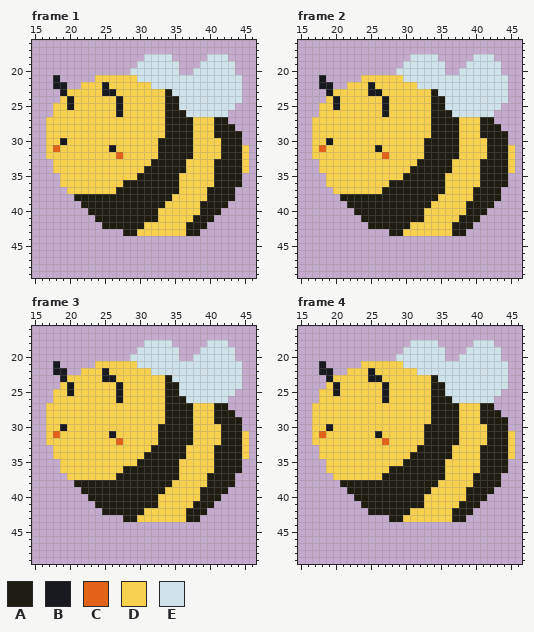
Edited in one commit: pixel-art file (Assets/Art/Character/Summon/bee.ase). The picture above is the old version.
64x64 pixels, 13 frames. Shown: frame 1: x 15..46, y 16..49; frame 2: x 15..46, y 16..49; frame 3: x 15..46, y 16..49; frame 4: x 15..46, y 16..49. The commit also changed other frames, which this record leaves out.
Visible layers, top first: "Layer 2", "Layer 1", "Layer 3".
Palette (. is transparent): A #1f1d11  B #181a1f  C #e26318  D #f7d04d  E #cfe2e9
Pixels before, frame 1, first column x 17:
18 ..............EEEE.....EEE...
19 .............EEEEEE...EEEEE..
20 ............EEEEEEE..EEEEEE..
21 .B.....DDDDDDEEEEEEEEEEEEEEE.
22 .BB..DDDBDDDDDDEEEEEEEEEEEEE.
23 ..BDDDDDBBDDDDDDDAEEEEEEEEEE.
24 ..DBDDDDDDBDDDDDDAAEEEEEEEEE.
25 .DDBDDDDDDBDDDDDDAAEEEEEEEE..
26 .DDDDDDDDDBDDDDDDAAAEEEEEE...
27 DDDDDDDDDDDDDDDDDAAAADDDAA...
28 DDDDDDDDDDDDDDDDDAAAADDDAAA..
29 DDDDDDDDDDDDDDDDDAAAADDDAAAA.
30 DDBDDDDDDDDDDDDDAAAAADDDDAAA.
31 DCDDDDDDDBDDDDDDAAAAADDDDAAAD
32 DDDDDDDDDDCDDDDDAAAAADDDDAAAD
33 .DDDDDDDDDDDDDDAAAAADDDDAAAAD
34 .DDDDDDDDDDDDDAAAAAADDDDAAAAD
35 ..DDDDDDDDDDDAAAAAADDDDDAAAA.
36 ..DDDDDDDDDAAAAAAAADDDDDAAAA.
37 ...DDDDDDDAAAAAAAAADDDDAAAA..
38 ....AAAAAAAAAAAAAADDDDDAAAA..
39 .....AAAAAAAAAAAADDDDDAAAA...
40 ......AAAAAAAAAADDDDDDAAA....
41 .......AAAAAAAAADDDDDAAA.....
42 ........AAAAAADDDDDDAAA......
43 ...........AADDDDDDDAA.......
Pixels before, frame 2, first column x 17:
18 ..............EEEE.....EEE...
19 .............EEEEEE...EEEEE..
20 ............EEEEEEE..EEEEEE..
21 .B.....DDDDDDEEEEEEEEEEEEEEE.
22 .BB..DDDBDDDDDDEEEEEEEEEEEEE.
23 ..BDDDDDBBDDDDDDDAEEEEEEEEEE.
24 ..DBDDDDDDBDDDDDDAAEEEEEEEEE.
25 .DDBDDDDDDBDDDDDDAAEEEEEEEE..
26 .DDDDDDDDDBDDDDDDAAAEEEEEE...
27 DDDDDDDDDDDDDDDDDAAAADDDAA...
28 DDDDDDDDDDDDDDDDDAAAADDDAAA..
29 DDDDDDDDDDDDDDDDDAAAADDDAAAA.
30 DDBDDDDDDDDDDDDDAAAAADDDDAAA.
31 DCDDDDDDDBDDDDDDAAAAADDDDAAAD
32 DDDDDDDDDDCDDDDDAAAAADDDDAAAD
33 .DDDDDDDDDDDDDDAAAAADDDDAAAAD
34 .DDDDDDDDDDDDDAAAAAADDDDAAAAD
35 ..DDDDDDDDDDDAAAAAADDDDDAAAA.
36 ..DDDDDDDDDAAAAAAAADDDDDAAAA.
37 ...DDDDDDDAAAAAAAAADDDDAAAA..
38 ....AAAAAAAAAAAAAADDDDDAAAA..
39 .....AAAAAAAAAAAADDDDDAAAA...
40 ......AAAAAAAAAADDDDDDAAA....
41 .......AAAAAAAAADDDDDAAA.....
42 ........AAAAAADDDDDDAAA......
43 ...........AADDDDDDDAA.......
Pixels before, frame 3, first column x 17:
18 ..............EEEE.....EEE...
19 .............EEEEEE...EEEEE..
20 ............EEEEEEE..EEEEEE..
21 .B.....DDDDDDEEEEEEEEEEEEEEE.
22 .BB..DDDBDDDDDDEEEEEEEEEEEEE.
23 ..BDDDDDBBDDDDDDDAEEEEEEEEEE.
24 ..DBDDDDDDBDDDDDDAAEEEEEEEEE.
25 .DDBDDDDDDBDDDDDDAAEEEEEEEE..
26 .DDDDDDDDDBDDDDDDAAAEEEEEE...
27 DDDDDDDDDDDDDDDDDAAAADDDAA...
28 DDDDDDDDDDDDDDDDDAAAADDDAAA..
29 DDDDDDDDDDDDDDDDDAAAADDDAAAA.
30 DDBDDDDDDDDDDDDDAAAAADDDDAAA.
31 DCDDDDDDDBDDDDDDAAAAADDDDAAAD
32 DDDDDDDDDDCDDDDDAAAAADDDDAAAD
33 .DDDDDDDDDDDDDDAAAAADDDDAAAAD
34 .DDDDDDDDDDDDDAAAAAADDDDAAAAD
35 ..DDDDDDDDDDDAAAAAADDDDDAAAA.
36 ..DDDDDDDDDAAAAAAAADDDDDAAAA.
37 ...DDDDDDDAAAAAAAAADDDDAAAA..
38 ....AAAAAAAAAAAAAADDDDDAAAA..
39 .....AAAAAAAAAAAADDDDDAAAA...
40 ......AAAAAAAAAADDDDDDAAA....
41 .......AAAAAAAAADDDDDAAA.....
42 ........AAAAAADDDDDDAAA......
43 ...........AADDDDDDDAA.......
Pixels before, frame 4, first column x 17:
18 ..............EEEE.....EEE...
19 .............EEEEEE...EEEEE..
20 ............EEEEEEE..EEEEEE..
21 .B.....DDDDDDEEEEEEEEEEEEEEE.
22 .BB..DDDBDDDDDDEEEEEEEEEEEEE.
23 ..BDDDDDBBDDDDDDDAEEEEEEEEEE.
24 ..DBDDDDDDBDDDDDDAAEEEEEEEEE.
25 .DDBDDDDDDBDDDDDDAAEEEEEEEE..
26 .DDDDDDDDDBDDDDDDAAAEEEEEE...
27 DDDDDDDDDDDDDDDDDAAAADDDAA...
28 DDDDDDDDDDDDDDDDDAAAADDDAAA..
29 DDDDDDDDDDDDDDDDDAAAADDDAAAA.
30 DDBDDDDDDDDDDDDDAAAAADDDDAAA.
31 DCDDDDDDDBDDDDDDAAAAADDDDAAAD
32 DDDDDDDDDDCDDDDDAAAAADDDDAAAD
33 .DDDDDDDDDDDDDDAAAAADDDDAAAAD
34 .DDDDDDDDDDDDDAAAAAADDDDAAAAD
35 ..DDDDDDDDDDDAAAAAADDDDDAAAA.
36 ..DDDDDDDDDAAAAAAAADDDDDAAAA.
37 ...DDDDDDDAAAAAAAAADDDDAAAA..
38 ....AAAAAAAAAAAAAADDDDDAAAA..
39 .....AAAAAAAAAAAADDDDDAAAA...
40 ......AAAAAAAAAADDDDDDAAA....
41 .......AAAAAAAAADDDDDAAA.....
42 ........AAAAAADDDDDDAAA......
43 ...........AADDDDDDDAA.......
Now the later version:
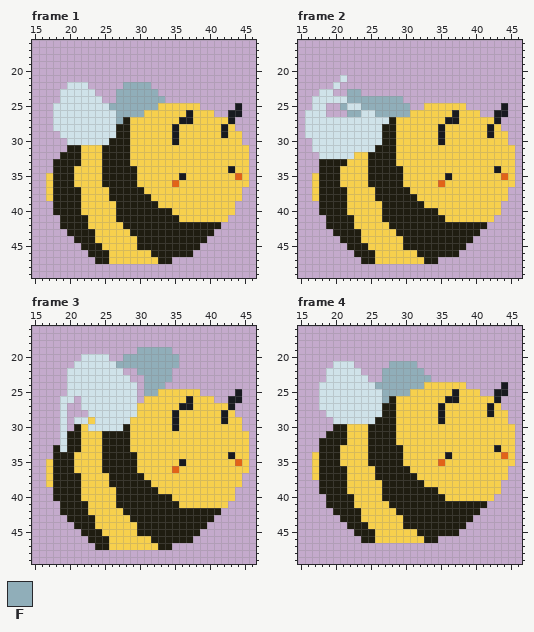
Colours new in this view: F #90aeb9
The edit:
Changed rows in their new state; - is an unchanged pixel.
Frame 1, layers "Layer 2", "Layer 1", "Layer 3":
first column x 17:
18 --------------....-----...---
19 -------------......---.....--
20 ------------.......--......--
21 -.-----.....................-
22 -..EEE.....FFFF.............-
23 --EEEEE...FFFFFF............-
24 --EEEEEE..FFFFFFF...........-
25 -EEEEEEEEFFFFFFF-DDDDD.....B-
26 -EEEEEEEEEFFFF---DDDBDDD..BB-
27 .EEEEEEEEEFA-----DDBB---DDB--
28 .EEEEEEEEEAA-----DBDD---DBD--
29 ..EEEEEEEEAA-----DBDD---DBDD-
30 ...EEEEEEAAA----DDBDD----DDD-
31 ...AA---AAAA----DDDDD----DDD-
32 ..AAA---AAAA----DDDDD----DDD-
33 -AAAA---AAAA---DDDDD----DDDD-
34 -AAA----AAAAA-DDDDDD----DDBD-
35 DAAA----AAAAADDDDDDB----DDDCD
36 DAAA----AAA--DDDDDC-----DDDDD
37 DAAAA----A----DDDDD----DDDDD-
38 DAAA-DDDD------DDD-----DDDDD-
39 -AAAADDDDD------D-----DDDDD--
40 -AAAADDDDD------AA----DDDDD--
41 --AAAADDDD------AAA--DDDDD---
42 --AAAADDDDD---AAAAAA---AA----
43 ---AAAADDDDD-AAAAAAA--AA-----
44 ----AAADDDDDDAAAAAAAAAA------
45 -----AAADDDDDAAAAAAAAA-------
46 ------AAADDDDDDAAAAAA--------
47 -------AADDDDDDDAA-----------
Frame 2, layers "Layer 2", "Layer 1", "Layer 3":
first column x 16:
18 ---------------....-----...---
19 --------------......---.....--
20 -------------.......--......--
21 --.--E--.....................-
22 --..E-.......................-
23 --EE..FF.....................-
24 -EEEEEFFFFFFFF...............-
25 -EE..FEEFFFFFFF..-DDDDD.....B-
26 EEE...FFEEFFFFF---DDDBDDD..BB-
27 EEEEEEEEEEEEA-----DDBB---DDB--
28 EEEEEEEEEEEAA-----DBDD---DBD--
29 EEEEEEEEEEEAA-----DBDD---DBDD-
30 -EEEEEEEEEEAA----DDBDD----DDD-
31 -EEEEEEEEEAAA----DDDDD----DDD-
32 -.EEEEE--AAAA----DDDDD----DDD-
33 --AAAA---AAAA---DDDDD----DDDD-
34 --AAA----AAAAA-DDDDDD----DDBD-
35 -DAAA----AAAAADDDDDDB----DDDCD
36 -DAAA----AAA--DDDDDC-----DDDDD
37 -DAAAA----A----DDDDD----DDDDD-
38 -DAAA-DDDD------DDD-----DDDDD-
39 --AAAADDDDD------D-----DDDDD--
40 --AAAADDDDD------AA----DDDDD--
41 ---AAAADDDD------AAA--DDDDD---
42 ---AAAADDDDD---AAAAAA---AA----
43 ----AAAADDDDD-AAAAAAA--AA-----
44 -----AAADDDDDDAAAAAAAAAA------
45 ------AAADDDDDAAAAAAAAA-------
46 -------AAADDDDDDAAAAAA--------
47 --------AADDDDDDDAA-----------
Frame 3, layers "Layer 2", "Layer 1", "Layer 3":
first column x 17:
18 --------------....-----...---
19 -------------FFFFF.---.....--
20 -----EEEE--FFFFFFFF--......--
21 -.--EEEEEEFFFFFFFFF.........-
22 -..EEEEEEEE..FFFFF..........-
23 --.EEEEEEEEE..FFFF..........-
24 --.EEEEEEEEEE.FFF...........-
25 -..EEEEEEEEEE.FF-DDDDD.....B-
26 -.EE.EEEEEEEE.---DDDBDDD..BB-
27 ..E..EEEEEEEE----DDBB---DDB--
28 ..E...EEEEEEE----DBDD---DBD--
29 ..E.EE-EEEEE-----DBDD---DBDD-
30 ..E.A-EEEEEA----DDBDD----DDD-
31 ..EAA---AAAA----DDDDD----DDD-
32 ..EAA---AAAA----DDDDD----DDD-
33 -AEAA---AAAA---DDDDD----DDDD-
34 -AAA----AAAAA-DDDDDD----DDBD-
35 DAAA----AAAAADDDDDDB----DDDCD
36 DAAA----AAA--DDDDDC-----DDDDD
37 DAAAA----A----DDDDD----DDDDD-
38 DAAA-DDDD------DDD-----DDDDD-
39 -AAAADDDDD------D-----DDDDD--
40 -AAAADDDDD------AA----DDDDD--
41 --AAAADDDD------AAA--DDDDD---
42 --AAAADDDDD---AAAAAA---AA----
43 ---AAAADDDDD-AAAAAAA--AA-----
44 ----AAADDDDDDAAAAAAAAAA------
45 -----AAADDDDDAAAAAAAAA-------
46 ------AAADDDDDDAAAAAA--------
47 -------AADDDDDDDAA-----------
Frame 4, layers "Layer 2", "Layer 1", "Layer 3":
first column x 17:
18 --------------....-----...---
19 -------------......---.....--
20 ------------.......--......--
21 -.-EEE-....FFFF.............-
22 -.EEEEE...FFFFFF............-
23 --EEEEEE..FFFFFFF...........-
24 -EEEEEEEEFFFFFFF-DDDDD.....B-
25 -EEEEEEEEEFFFF---DDDBDDD..BB-
26 -EEEEEEEEEFA-----DDBBDDDDDB--
27 .EEEEEEEEEAA-----DBDD---DBD--
28 ..EEEEEEEEAA-----DBDD---DBDD-
29 ...EEEEEEAAA-----DBDD---DDDD-
30 ...AA---AAAA----DDDDD----DDDD
31 ..AAA---AAAA----DDDDD----DDD-
32 .AAAA---AAAA----DDDDD----DDD-
33 -AAA----AAAAA--DDDDD----DDBD-
34 DAAA----AAAAA-DDDDDB----DDDC-
35 DAAA----AAAAADDDDDC-----DDDDD
36 DAAAA----AA---DDDDD-----DDDD-
37 DAAAA----A-----DDDD----DDDDD-
38 -AAA-DDDDD------DD-----DDDD--
39 -AAAADDDDD-------A----DDDDD--
40 --AAAADDDD------AAA---DDDD---
41 --AAAADDDDD-----AAAAA---A----
42 ---AAAADDDDD--AAAAAA---A-----
43 ----AAADDDDDDAAAAAAA--A------
44 -----AAADDDDDAAAAAAAAA-------
45 ------AAADDDDDDAAAAAA--------
46 -------AADDDDDDDAA-----------
Boxes around the changes in both pictures, in picture pixels (x1, y1, x2, y2):
changed: (46, 54, 249, 264)
changed: (305, 54, 515, 264)
changed: (46, 340, 249, 550)
changed: (312, 340, 515, 543)
